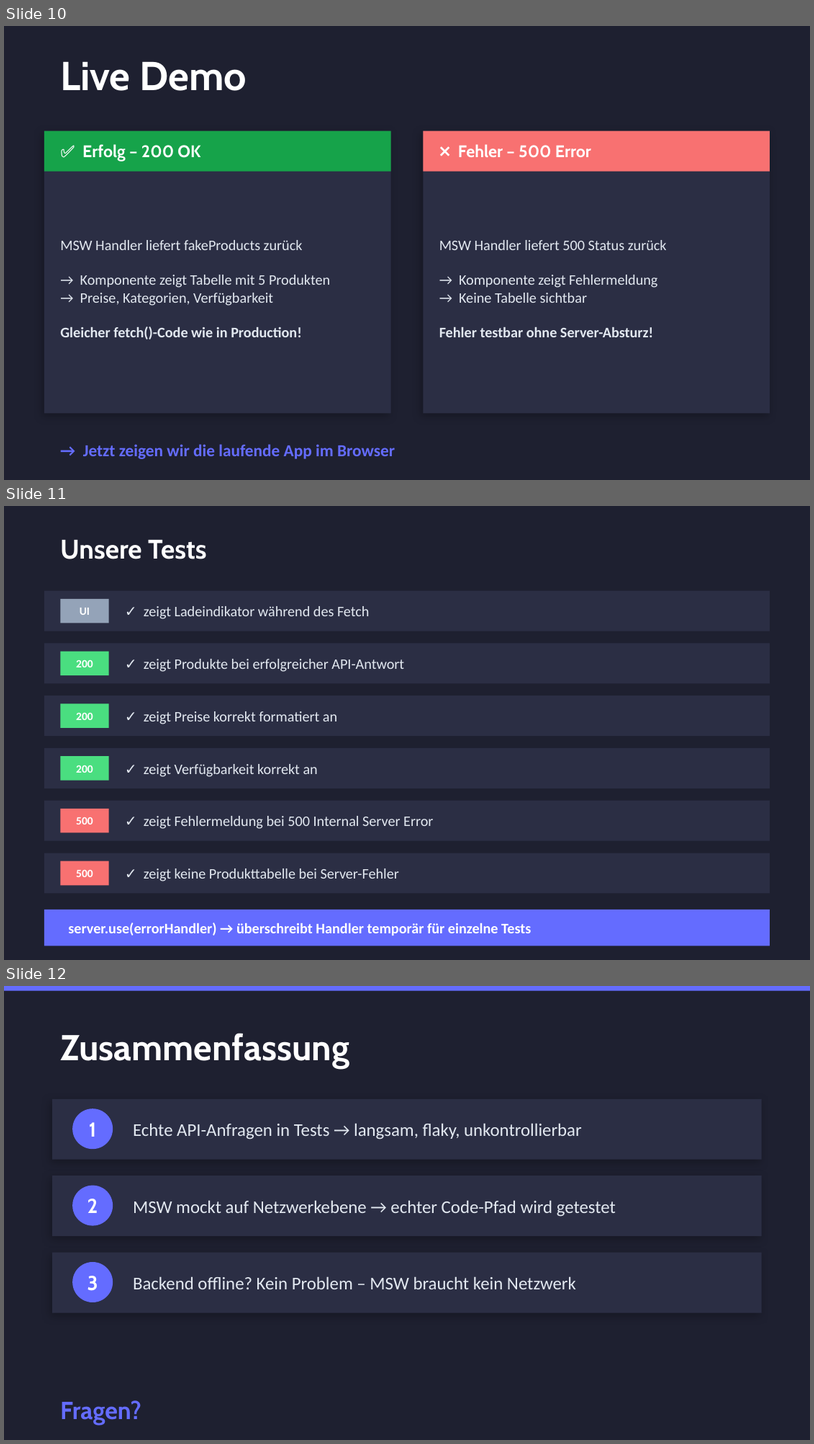
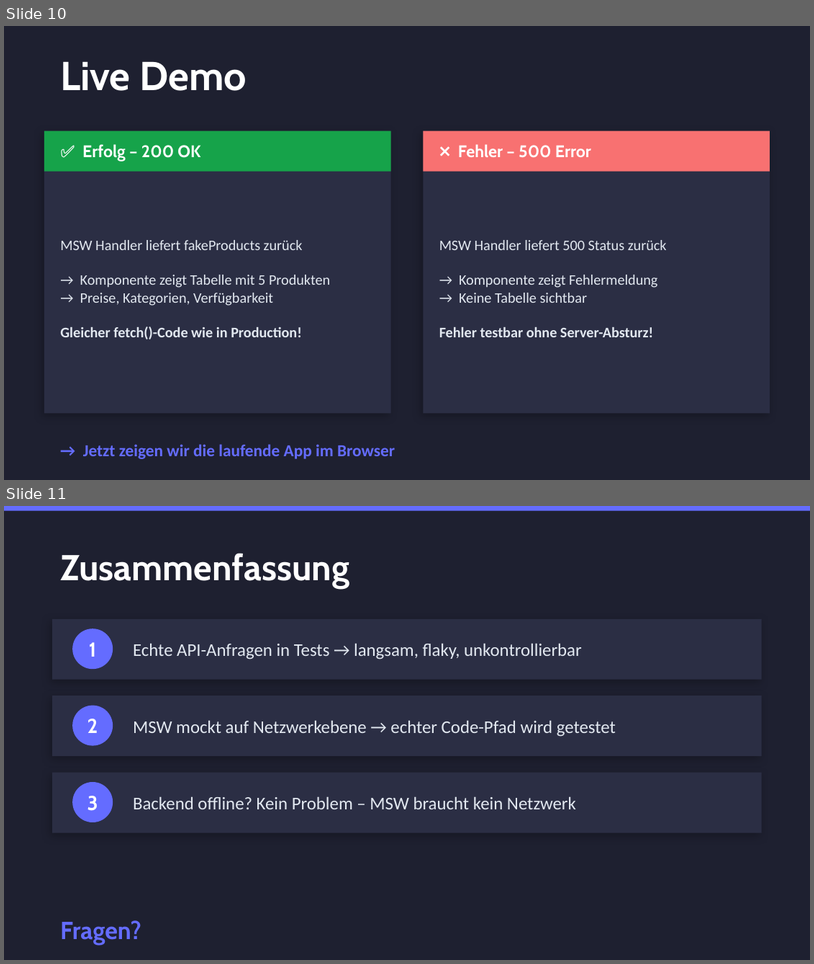
Before and after one commit to emir55-alt/WMC_API_Mocking, a slide deck: MSW-Praesentation.pptx. Shown one above the other, each under a label of ours: slides 10, 11 and 12 before the commit, slides 10 and 11 after it. The pictures are 814x1444 and 814x964 pixels, drawn with LibreOffice and Linux fonts; fonts in the diff are those of the drawing. Boxes give left, top, right and bottom in pixels: in the first picture for what was removed or moved away, otherwise in the second. Text is boxed around its words. In the diff, an @@ line names an element or a change of style, - is before the commit and + after.

```diff
--- a/MSW-Praesentation.pptx
+++ b/MSW-Praesentation.pptx
@@ slide 11 removed at box(4, 506, 810, 960), background #1E2030 @@
@@ text removed at box(60, 540, 207, 559) @@
-Unsere Tests
@@ rectangle removed at box(44, 591, 770, 631) @@
@@ rectangle removed at box(60, 599, 109, 623) @@
@@ text removed at box(80, 608, 90, 615) @@
-UI
@@ text removed at box(144, 606, 370, 619) @@
-✓ zeigt Ladeindikator während des Fetch
@@ rectangle removed at box(44, 643, 770, 683) @@
@@ rectangle removed at box(60, 651, 109, 675) @@
@@ text removed at box(76, 660, 93, 667) @@
-200
@@ text removed at box(144, 659, 404, 672) @@
-✓ zeigt Produkte bei erfolgreicher API-Antwort
@@ rectangle removed at box(44, 695, 770, 736) @@
@@ rectangle removed at box(60, 703, 109, 728) @@
@@ text removed at box(76, 713, 93, 720) @@
-200
@@ text removed at box(144, 711, 337, 724) @@
-✓ zeigt Preise korrekt formatiert an
@@ rectangle removed at box(44, 748, 770, 788) @@
@@ rectangle removed at box(60, 756, 109, 780) @@
@@ text removed at box(144, 764, 318, 777) @@
-✓ zeigt Verfügbarkeit korrekt an
@@ text removed at box(76, 765, 93, 772) @@
-200
@@ rectangle removed at box(44, 800, 770, 841) @@
@@ rectangle removed at box(60, 808, 109, 833) @@
@@ text removed at box(76, 817, 93, 824) @@
-500
@@ text removed at box(144, 816, 433, 829) @@
-✓ zeigt Fehlermeldung bei 500 Internal Server Error
@@ rectangle removed at box(44, 853, 770, 893) @@
@@ rectangle removed at box(60, 861, 109, 885) @@
@@ text removed at box(76, 870, 93, 877) @@
-500
@@ text removed at box(144, 868, 399, 881) @@
-✓ zeigt keine Produkttabelle bei Server-Fehler
@@ rectangle removed at box(44, 909, 770, 945) @@
@@ text removed at box(68, 922, 531, 935) @@
-server.use(errorHandler) → überschreibt Handler temporär für einzelne Tests
@@ what was slide 12 is now slide 11 @@
```
Also in this commit, not shown: 2 slides changed.
